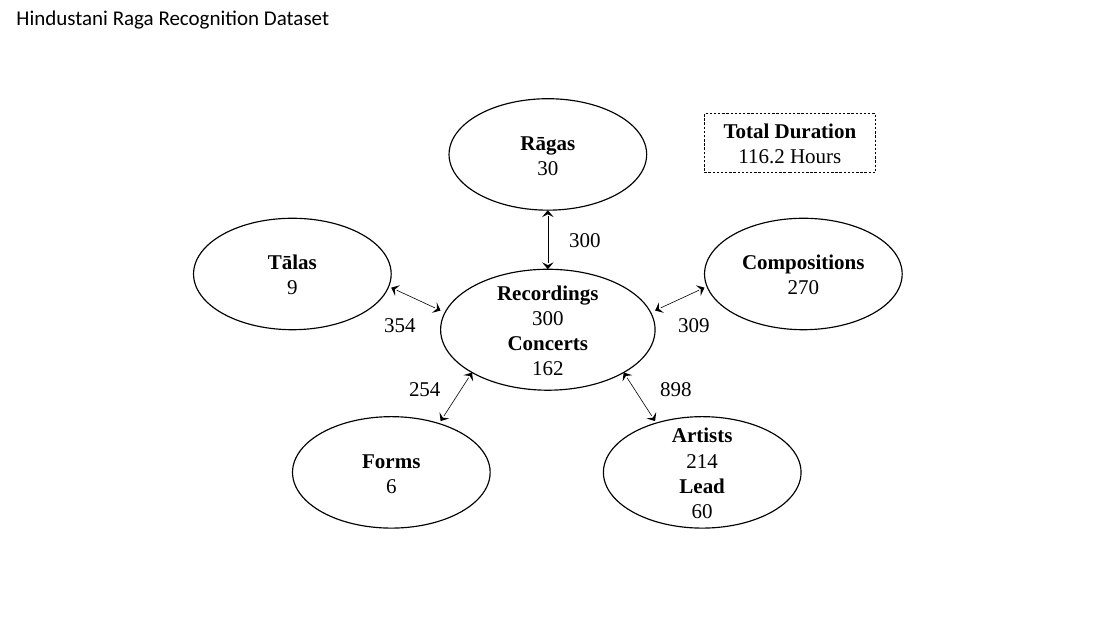
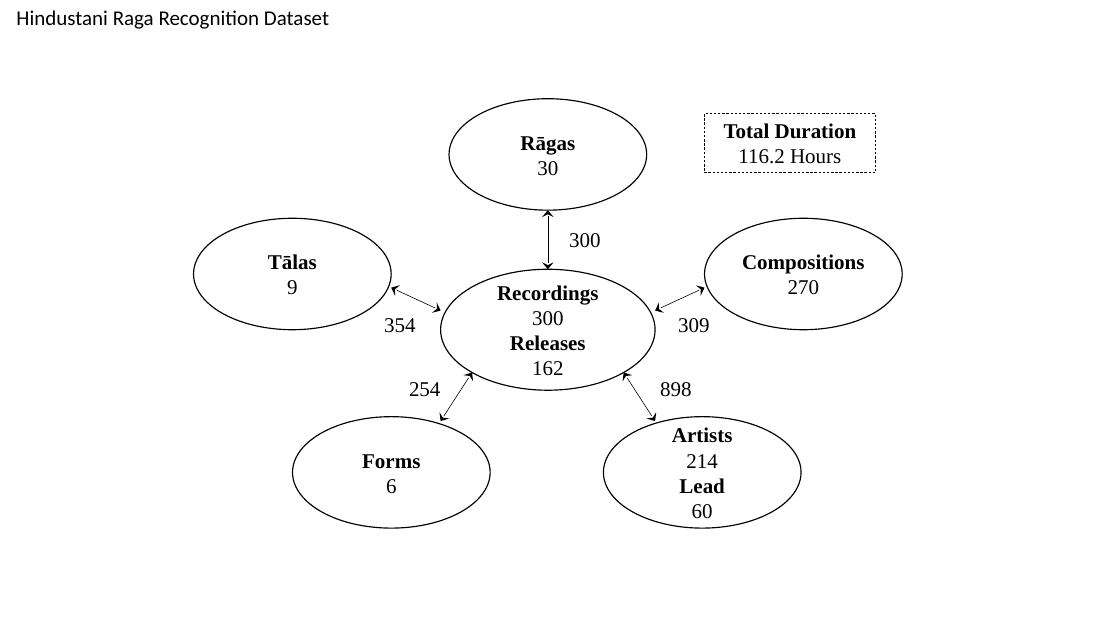
Before and after one commit to sankalpg/PhDThesis, a slide deck: slide 7 of ch04_datasets/figures/CorpusDataset_Stats.pptx. Drawn at 1120x630 pixels with LibreOffice and Linux fonts; fonts in the diff are those of the drawing. Boxes give left, top, right and bottom in pixels: in the first picture for what was removed or moved away, otherwise in the second. Text is boxed around its words. In the diff, an @@ line names an element or a change of style, - is before the commit and + after.

```diff
--- a/ch04_datasets/figures/CorpusDataset_Stats.pptx
+++ b/ch04_datasets/figures/CorpusDataset_Stats.pptx
@@ text in ellipse at (510, 335, 586, 351): text changed @@
-Concerts
+Releases
```
Also in this commit, not shown: 3 other slides changed, 10 other files.
